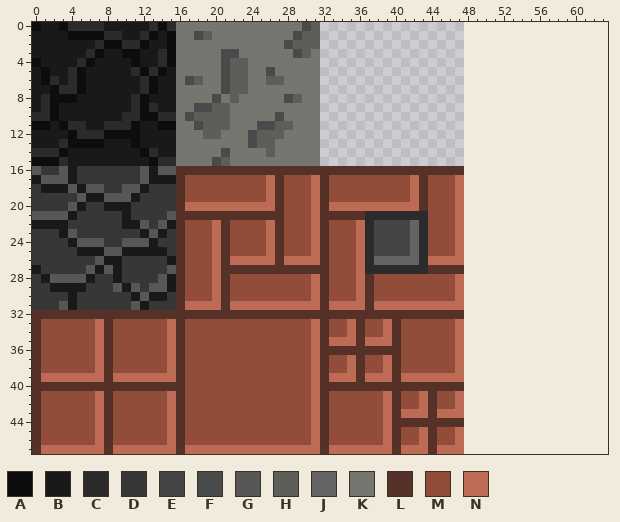
A pixel-art sprite gets an edit: res/tile.png. The picture above was drawn from the file before the commit.
The file is 48x48 pixels. Colours within 5 levels of each other are drawn and written as one. The old version is drawn lined up with the new one, on the new canvas.
Palette (. is transparent): A #0d0d0d  B #19191a  C #2b2b2b  D #383737  E #454545  F #484b4a  G #575756  H #5d5d5a  J #646464  K #767670  L #553128  M #924c3a  N #be6b55
Pixels before (only the part around the change), first column x 0:
 0 ABBACCCCBBBBBCACKKKKKKKKKKKKKKFH................................
 1 BBBBAAAACCBBCABAKKFHKKKKKKKKKFHH................................
 2 BBBBBBBCAACCABBAKKKKKKKKKKKKFHHH................................
 3 BBBBBBCABBAABBCAKKKKKFFKKKKKKFHK................................
 4 ABBBBCABBBBABBCAKKKKKFHHKKKKKKKK................................
 5 BABBCABBBBBCACABKKKKKFHHKKFKKKKK................................
 6 BACBCABBBBBBCABBKFHKKFHHKKHHKKKK................................
 7 BBACCABBBBBBCABBKKKKKFHHKKKKKKKK................................
 8 BCAAABBBBBBCABBBKKKKFKHKKKKKFHKK................................
 9 BCABBBBBBBBCACBBKKFFHHKKKKKKKKKK................................
10 CCABBBBBBBCCAACCKFHHHHKKKKKFKKKK................................
11 AABACCBBCCCABBAAKKFHHHKKKFFHHKKK................................
12 BBBBACCCAAAABBBBKKKHHKKKFHHHKKKK................................
13 BBBCAAAABBBABBBBKKKKKKKKFHHKKKKK................................
14 CCCABBBBBBBBACBBKKKKKFKKKKHKKKKK................................
15 AAACBBBBBBBBBACCKKKKFHKKKKKKKKKK................................
16 GDDGBDDDDDDDGBGGLLLLLLLLLLLLLLLLLLLLLLLLLLLLLLLL................
17 BGGGBDDDDDDDGBBBLMMMMMMMMMNLMMMNLMMMMMMMMMNLMMMN................
18 DBBBGBGGDDGGBDDDLMMMMMMMMMNLMMMNLMMMMMMMMMNLMMMN................
19 DDDDDGBBGGGBDDDDLMMMMMMMMMNLMMMNLMMMMMMMMMNLMMMN................
20 DDDDGBDDBBBDDDDDLNNNNNNNNNNLMMMNLNNNNNNNNNNLMMMN................
21 GGGGBDDDDDBDDDDGLLLLLLLLLLLLMMMNLLLLLCCCCCCCMMMN................
22 BBBBDDDDDDBBGDGBLMMMNLMMMMNLMMMNLMMMNCEEEEJCMMMN................
23 DDDBGDDDDDDDBGBDLMMMNLMMMMNLMMMNLMMMNCEEEEJCMMMN................
24 DDDDBGGGDDGGGBDDLMMMNLMMMMNLMMMNLMMMNCEEEEJCMMMN................
25 DDDDDBBBGGBBBBBDLMMMNLMMMMNLMMMNLMMMNCEEEEJCMMMN................
26 DDDDDDDGBBDDDDDBLMMMNLNNNNNLNNNNLMMMNCJJJJJCNNNN................
27 BDDDDDGBGBDDDDDGLMMMNLLLLLLLLLLLLMMMNCCCCCCCLLLL................
28 DBGGGGBDDBDDDDGBLMMMNLMMMMMMMMMNLMMMNLMMMMMMMMMN................
29 DDBBBBDDDGBGDGGBLMMMNLMMMMMMMMMNLMMMNLMMMMMMMMMN................
30 DDDDBDDDDDDBGBBDLMMMNLMMMMMMMMMNLMMMNLMMMMMMMMMN................
31 DDDGBDDDDDDGBDDDLNNNNLNNNNNNNNNNLNNNNLNNNNNNNNNN................
32 LLLLLLLLLLLLLLLLLLLLLLLLLLLLLLLLLLLLLLLLLLLLLLLL................
33 LMMMMMMNLMMMMMMNLMMMMMMMMMMMMMMNLMMNLMMNLMMMMMMN................
34 LMMMMMMNLMMMMMMNLMMMMMMMMMMMMMMNLMMNLMMNLMMMMMMN................
35 LMMMMMMNLMMMMMMNLMMMMMMMMMMMMMMNLNNNLNNNLMMMMMMN................
36 LMMMMMMNLMMMMMMNLMMMMMMMMMMMMMMNLLLLLLLLLMMMMMMN................
37 LMMMMMMNLMMMMMMNLMMMMMMMMMMMMMMNLMMNLMMNLMMMMMMN................
38 LMMMMMMNLMMMMMMNLMMMMMMMMMMMMMMNLMMNLMMNLMMMMMMN................
39 LNNNNNNNLNNNNNNNLMMMMMMMMMMMMMMNLNNNLNNNLNNNNNNN................
40 LLLLLLLLLLLLLLLLLMMMMMMMMMMMMMMNLLLLLLLLLLLLLLLL................
41 LMMMMMMNLMMMMMMNLMMMMMMMMMMMMMMNLMMMMMMNLMMNLMMN................
42 LMMMMMMNLMMMMMMNLMMMMMMMMMMMMMMNLMMMMMMNLMMNLMMN................
43 LMMMMMMNLMMMMMMNLMMMMMMMMMMMMMMNLMMMMMMNLNNNLNNN................
44 LMMMMMMNLMMMMMMNLMMMMMMMMMMMMMMNLMMMMMMNLLLLLLLL................
45 LMMMMMMNLMMMMMMNLMMMMMMMMMMMMMMNLMMMMMMNLMMNLMMN................
46 LMMMMMMNLMMMMMMNLMMMMMMMMMMMMMMNLMMMMMMNLMMNLMMN................
47 LNNNNNNNLNNNNNNNLNNNNNNNNNNNNNNNLNNNNNNNLNNNLNNN................
After:
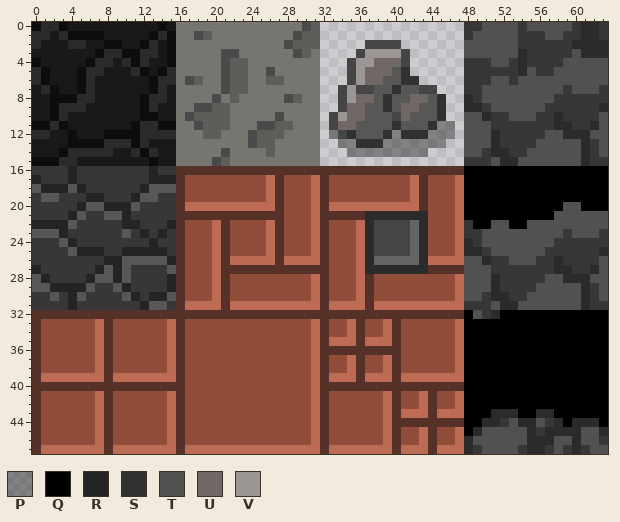
Colours new in this view: P #0000005d  Q #000000  R #242425  S #323131  T #515151  U #706766  V #9b9693
Diff:
canvas 48x48 -> 64x48
Changed rows in their new state; - is an unchanged pixel.
first column x 0:
 0 -CC-BBBB-----B-B--------------------------------DDTTTTDTTTTTDCCD
 1 CC-C----BB--B-C---------------------------------DTTTTTDDDTTDDCCD
 2 C---CC-B--BB-C-----------------------EEEE-------TTTTTTDDDDDDCCCC
 3 ------B-CC--CCB---------------------EVVVVE------TTTTTTCDDDDDTCCC
 4 -----B-CC-C-C-B--------------------EVVUUUE------DDDTTDCDDDDTTTTT
 5 C---B-CC-----B-C-------------------EVUUUGS------DDDDDDCTDDTTTTTT
 6 C-B-B-C-----B-CC-------------------EVUUGGSS-----DDDTTDTTTTTTTTTT
 7 -C-BB-C-----B-C-------------------EVEEGGSGGEE---DDTTTTTTTTTDTTTD
 8 -B---CC----B-CC-------------------EVUUGSGGUUGS--CDTTTTTTTTDDDDDD
 9 -B-CCC-----B----------------------EUUGGSGUUGGS--CCDTTTTTTDDDDDDC
10 BB-C------BB--BB-----------------EVUUGGGEUGGGS--TTCDDTTTDDCDDDDT
11 --C-BB--BBB-CC-------------------EUUGGGGSGGGSPP-TTTDDDDDDDCCDDCT
12 CC---BBB----CCCC-----------------PESGGGSPSSSPPP-TTTCDDDDDTTCCCTT
13 ---B----CCC-C---------------------PPSSSPPPPPPP--TTTCDDDDTTTTTCDT
14 BBB-CCCCC--C-----------------------PPPPPPPPP----TTDCCDDTTTTTTCDT
15 ----C---------BB--------------------------------DDDTCCTTTTTTTCDD
16 D--DR-------DRDD--------------------------------QQQQQQQQQQQQQQQQ
17 RDDDR-------DRRR--------------------------------QQQQQQQQQQQQQQQQ
18 GRRR-RDD--DDRGGG--------------------------------QQQQQQQQQQQQQQQQ
19 -GG--DRRDDDRGG----------------------------------QQQQQQQQQQQQQQQQ
20 ----DRGGRRRG------------------------------------QQQQQQQQQQQTTQQQ
21 DDDDRG--GGR----D--------------------------------QQQQQQQQQQTTTTTT
22 RRRRG-----RRD-DR--------------------------------DQQTTQQTTTTTTTTT
23 GGGRD-----G-RDR---------------------------------DDTTTTTTTTTDTTTD
24 ---GRDDD--DDDR----------------------------------CDTTTTTTTTDDDDDD
25 ----GRRRDDRRRRR---------------------------------CCDTTTTTTDDDDDDC
26 -------DRRGGGGGR--------------------------------TTCDDTTTDDCDDDDT
27 R-----DR-RG-------------------------------------TTTDDDDDDDCCDDCT
28 GRDDDDRGGRG---DR--------------------------------TTTCDDDDDTTCCCTT
29 GGRRRRG---RD-DDR--------------------------------TTTCDDDDTTTTTCDT
30 --G-RG----GRDRRG--------------------------------TTDCCDDTTTTTTCDT
31 ---DR------DRGG---------------------------------DDDTCCTTTTTTTCDD
32 ------------------------------------------------QTDCQQQQQQQQQQQQ
33 ------------------------------------------------QQQQQQQQQQQQQQQQ
34 ------------------------------------------------QQQQQQQQQQQQQQQQ
35 ------------------------------------------------QQQQQQQQQQQQQQQQ
36 ------------------------------------------------QQQQQQQQQQQQQQQQ
37 ------------------------------------------------QQQQQQQQQQQQQQQQ
38 ------------------------------------------------QQQQQQQQQQQQQQQQ
39 ------------------------------------------------QQQQQQQQQQQQQQQQ
40 ------------------------------------------------QQQQQQQQQQQQQQQQ
41 ------------------------------------------------QQQQQQQQQQQQQQQQ
42 ------------------------------------------------QQQQQQQQQQQQQQQQ
43 ------------------------------------------------QQQCCCQQCCQQQQQQ
44 ------------------------------------------------QQCCDTCCTDCQCCCQ
45 ------------------------------------------------QCTTTTTCDCCCCTTC
46 ------------------------------------------------CTTTTTTCCCTTCTTD
47 ------------------------------------------------CDTTTTDCCDTDCDTT
Changed places in both pictures, as pixel boxes (x1, y1, x2, y2):
changed: (32, 22, 176, 310)
added: (329, 22, 608, 454)
